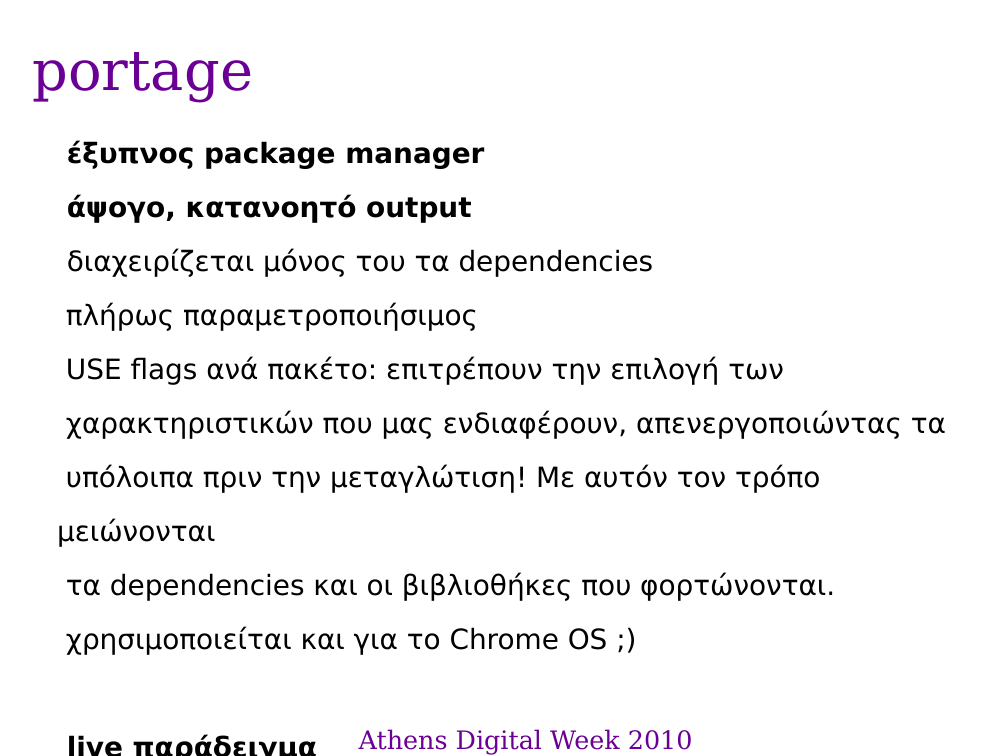
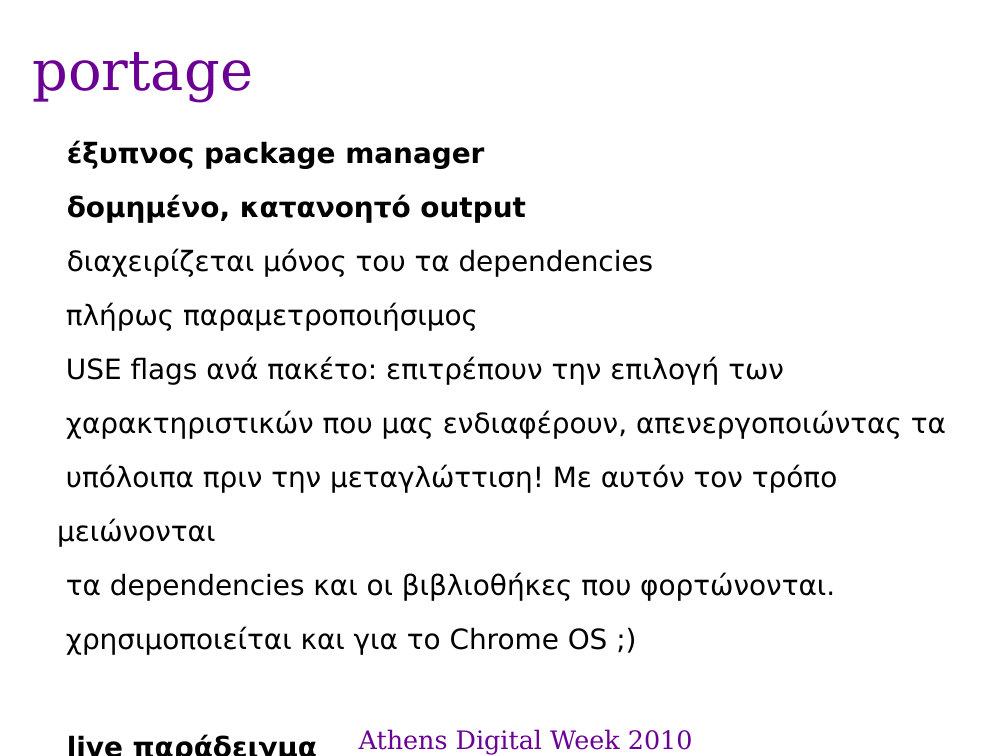
Before and after one commit to gentoo-el/presentations, a slide deck: slide 9 of adw_2010.odp. Drawn at 1008x756 pixels with LibreOffice and Linux fonts; fonts in the diff are those of the drawing; background and template pictures are left out. Boxes give left, top, right and bottom in pixels: in the first picture for what was removed or moved away, otherwise in the second. Text is boxed around its words. In the diff, an @@ line names an element or a change of style, - is before the commit and + after.

Commit message:
adw_2010 update

```diff
--- a/adw_2010.odp
+++ b/adw_2010.odp
@@ text at bbox=[67, 195, 526, 223]: text changed @@
-● άψογο, κατανοητό output
+● δομημένο, κατανοητό output
@@ text at bbox=[57, 465, 837, 547]: text changed @@
-● υπόλοιπα πριν την μεταγλώτιση! Με αυτόν τον τρόπο μειώνονται
+● υπόλοιπα πριν την μεταγλώττιση! Με αυτόν τον τρόπο μειώνονται
```
Also in this commit, not shown: 1 other slide changed, 1 slide added, 1 slide removed.
